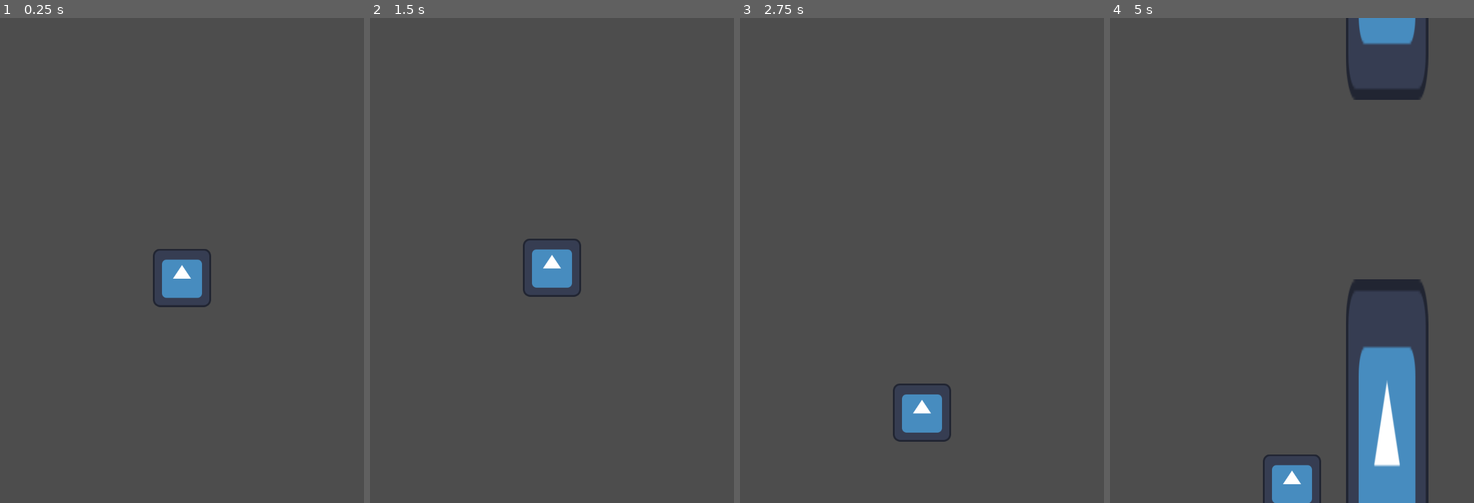
Above: before the commit, frames 1-4 (left to right).
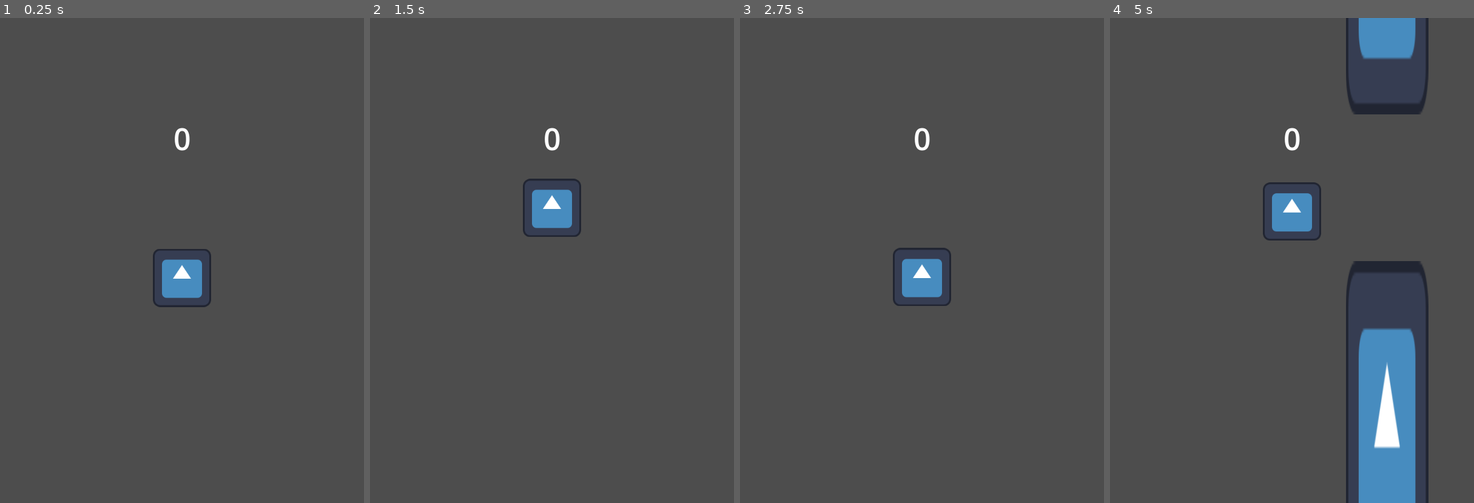
Above: after the commit, the same moments.

Repository: fabianovich/moooh-bird
Game: Godot game, scene res://scenes/game.tscn
Same seed, same stepped clock (60 frames per second), same inputs: the game is played once before the commit and once after it. The engine's default icon, where the game draws it, is replaced by a stand-in: a white triangle on a blue panel in a dark square.
Inputs:
- Up to frame 1 (0.25 s): no input
- Up to frame 2 (1.5 s): tap Enter (ui_accept) at 0.5, 0.77 s
- Up to frame 3 (2.75 s): tap Enter (ui_accept) at 1.52 s
- Up to frame 4 (5 s): tap Enter (ui_accept) at 3.02, 3.77, 4.52 s

The runs differ from the first frame. In frame 1, 0.1% of the frame differs, in the area x 48-53%, y 22-28%; in frame 2, 2.3%; in frame 3, 2.3%; in frame 4, 6.1%, in the area x 42-88%, y 0-100%.

Commit message:
score label

Diff:
--- a/code/bird.gd
+++ b/code/bird.gd
@@ -1,6 +1,6 @@
 extends CharacterBody2D
 
-const JUMP_VELOCITY = -400.0
+const JUMP_VELOCITY = -500.0
 
 var game = true
 
@@ -20,5 +20,5 @@
 				var body := collision.get_collider()
 				print(body.name)
 				#game over
-				#game = false
+				game = false
 		move_and_slide()
--- a/scenes/score_collision.gd
+++ b/code/score_collision.gd
@@ -1,4 +1,6 @@
 extends Area2D
+@onready var label = get_node("../../../Control/Label")
 
 func _on_body_entered(body: Node2D) -> void:
 	print(body.name)
+	label.score += 1
--- /dev/null
+++ b/code/score_label.gd
@@ -0,0 +1,7 @@
+extends Label
+
+var score = 0
+
+# Called every frame. 'delta' is the elapsed time since the previous frame.
+func _process(_delta: float) -> void:
+	text = str(score)
--- a/scenes/bird.tscn
+++ b/scenes/bird.tscn
@@ -3,8 +3,8 @@
 [ext_resource type="Script" uid="uid://lrxiufd1s0sw" path="res://code/bird.gd" id="1_3po83"]
 [ext_resource type="Texture2D" uid="uid://l88a7yl7sd8x" path="res://assets/icon.svg" id="1_kqhkv"]
 
-[sub_resource type="RectangleShape2D" id="RectangleShape2D_3po83"]
-size = Vector2(128, 128)
+[sub_resource type="CircleShape2D" id="CircleShape2D_3po83"]
+radius = 47.042534
 
 [node name="Bird" type="CharacterBody2D" unique_id=1475574686]
 script = ExtResource("1_3po83")
@@ -13,4 +13,4 @@
 texture = ExtResource("1_kqhkv")
 
 [node name="CollisionShape2D" type="CollisionShape2D" parent="." unique_id=1176293475]
-shape = SubResource("RectangleShape2D_3po83")
+shape = SubResource("CircleShape2D_3po83")
--- a/scenes/game.tscn
+++ b/scenes/game.tscn
@@ -2,6 +2,7 @@
 
 [ext_resource type="PackedScene" uid="uid://rirlv7h70kv0" path="res://scenes/bird.tscn" id="1_uwrxv"]
 [ext_resource type="Script" uid="uid://bqob8jih5ru87" path="res://code/pipespawner.gd" id="2_yqjtg"]
+[ext_resource type="Script" uid="uid://crjerxg1qhjhb" path="res://code/score_label.gd" id="3_lnu2h"]
 
 [node name="Game" type="Node2D" unique_id=1572136576]
 
@@ -11,3 +12,24 @@
 
 [node name="PipeSpawner" type="Node" parent="." unique_id=1388609453]
 script = ExtResource("2_yqjtg")
+
+[node name="Control" type="Control" parent="." unique_id=70661711]
+z_index = 1
+layout_mode = 3
+anchors_preset = 0
+offset_left = 300.0
+offset_top = 200.0
+offset_right = 339.0
+offset_bottom = 246.0
+
+[node name="Label" type="Label" parent="Control" unique_id=1449076740]
+layout_mode = 0
+offset_left = -24.0
+offset_top = -43.0
+offset_right = 26.0
+offset_bottom = 40.0
+theme_override_font_sizes/font_size = 50
+text = "0"
+horizontal_alignment = 1
+vertical_alignment = 1
+script = ExtResource("3_lnu2h")
--- a/scenes/pipes.tscn
+++ b/scenes/pipes.tscn
@@ -9,9 +9,9 @@
 script = ExtResource("1_3ahhd")
 
 [node name="up" parent="." unique_id=1807757513 instance=ExtResource("2_v53nb")]
-position = Vector2(0, -150)
+position = Vector2(0, -126)
 
 [node name="down" parent="." unique_id=483753593 instance=ExtResource("3_c66uf")]
-position = Vector2(0, 150)
+position = Vector2(0, 120)
 
 [node name="score_collision" parent="." unique_id=2111513075 instance=ExtResource("4_kufs7")]
--- a/scenes/score_collision.tscn
+++ b/scenes/score_collision.tscn
@@ -1,9 +1,9 @@
 [gd_scene format=3 uid="uid://dergj7ftf1j3p"]
 
-[ext_resource type="Script" uid="uid://cpyjl120kswjx" path="res://scenes/score_collision.gd" id="1_pp2fq"]
+[ext_resource type="Script" uid="uid://cpyjl120kswjx" path="res://code/score_collision.gd" id="1_pp2fq"]
 
 [sub_resource type="RectangleShape2D" id="RectangleShape2D_4nupw"]
-size = Vector2(108, 296)
+size = Vector2(108, 250)
 
 [node name="score_collision" type="Area2D" unique_id=2111513075]
 script = ExtResource("1_pp2fq")
Renamed: scenes/score_collision.gd.uid -> code/score_collision.gd.uid
Not shown, added: code/score_label.gd.uid
